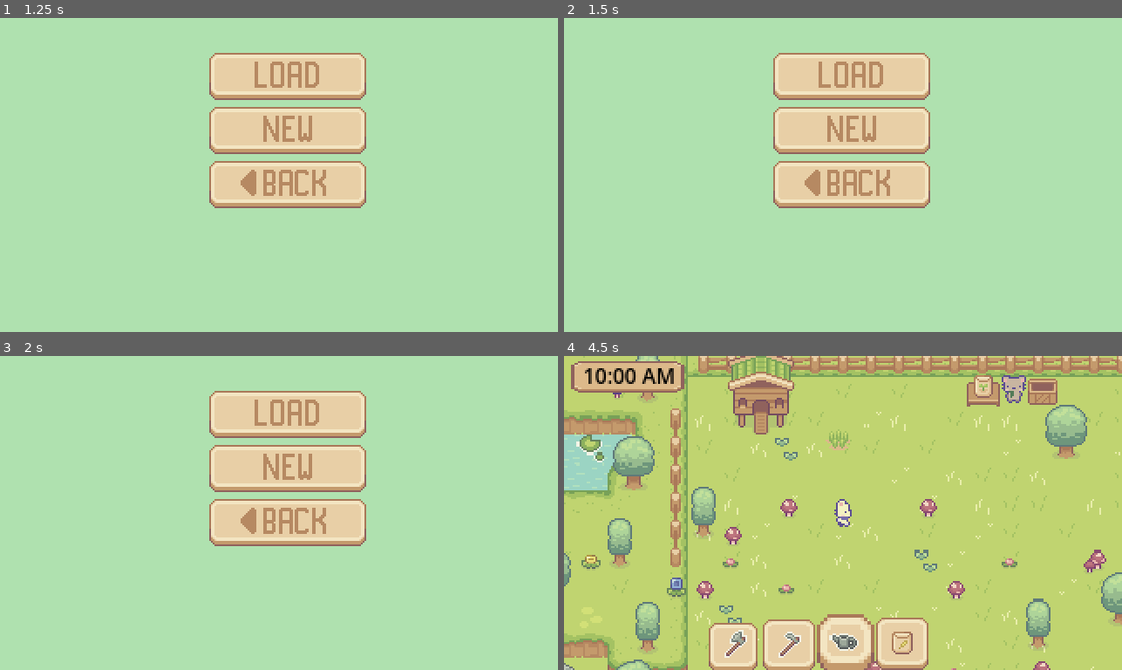
Above: before the commit, frames 1-4 (two rows, left to right).
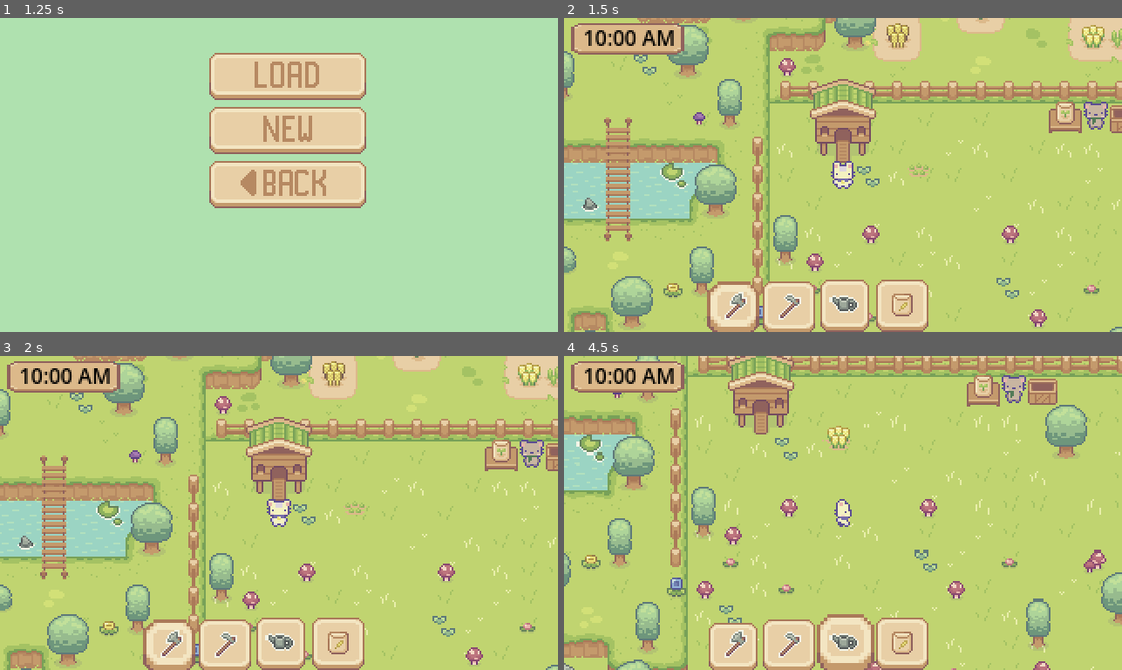
Above: after the commit, the same moments.

Repository: egd3025/everbloom
Game: Godot game, scene res://start_menu.tscn
Two runs of this game, one before a commit and one after it. Both use one fixed random seed, a clock stepped at 60 frames per second and the inputs below.
Inputs (mouse positions are in pixels of both pictures, inside the frame that each line leads up to):
- Up to frame 1 (1.25 s): click (117, 303) at 0.5 s
- Up to frame 2 (1.5 s): click (854, 131) at 1.25 s
- Up to frame 3 (2 s): no input
- Up to frame 4 (4.5 s): click (854, 415) at 2.02 s; tap Enter at 2.75 s; hold Right (ui_right) 2.78-3.53 s; tap 1 (1) at 2.85 s; tap 2 (2) at 3.05, 3.6 s; hold Down (ui_down) 3.53-4.28 s; tap 3 (3) at 3.8, 4.35 s; hold Right (ui_right) from 4.28 s (still down)

Frame 1 is identical in both runs. In frame 2, 95% of the frame differs, in the area x 0-100%, y 0-100%; in frame 3, 95%; in frame 4, 0.2%.
Error before the commit: Attempt to call function 'get_length' in base 'null instance' on a null instance. (res://World/world.gd:20)

Commit message:
fixed load function
so they wont crash if no load file

Diff:
--- a/EverBloom/World/Panel.gd
+++ b/EverBloom/World/Panel.gd
@@ -76,14 +76,14 @@
 
 
 func loadPlants():
-	#removes all the plants from the world
-	world.coordList = []
-	for plant in get_tree().get_nodes_in_group("Plants"):
-		plant.queue_free()
 
 	#opens the file
 	var file = FileAccess.open(save_Plants, FileAccess.READ)
 	if file.get_length() != 0:
+		world.coordList = []
+	#removes all the plants from the world
+		for plant in get_tree().get_nodes_in_group("Plants"):
+			plant.queue_free()
 		var data = JSON.parse_string(file.get_line())
 		#creates a new plant coordinate list
 		var coordList = []
@@ -114,26 +114,29 @@
 	#loads the player
 	if FileAccess.file_exists(save_pathPlayer):
 		var file = FileAccess.open(save_pathPlayer, FileAccess.READ)
-		player.position.x = file.get_var(player.position.x)
-		player.position.y = file.get_var(player.position.y)
+		if file.get_length() != 0:
+			player.position.x = file.get_var(player.position.x)
+			player.position.y = file.get_var(player.position.y)
 
-		while file.get_position() != file.get_length():
-			floor.set_cell()
-	else:
-		print("No save Data")
+			while file.get_position() != file.get_length():
+				floor.set_cell()
+		else:
+			print("No save Data")
 
 func load_Map():
 	#loads the saved tile map
 	#it clears the floor
-	floor.clear()
+
 	var file = FileAccess.open(save_tileMap, FileAccess.READ)
-	var data = JSON.parse_string(file.get_line())
-	#loops for each tile, creates a tile in that coordinate with its respective data
-	for tile_data in data["tiles"]:
-		var x = tile_data["x"]
-		var y = tile_data["y"]
-		var tileAtlasX = tile_data["tileAtlas.x"]
-		var tileAtlasY = tile_data["tileAtlas.y"]
-		var tileSource = tile_data["tileSource"]
-		var layer = tile_data["layer"]
-		floor.set_cell(layer, Vector2i(x,y), tileSource, Vector2i(tileAtlasX,tileAtlasY))
+	if file.get_length() != 0:
+		floor.clear()
+		var data = JSON.parse_string(file.get_line())
+		#loops for each tile, creates a tile in that coordinate with its respective data
+		for tile_data in data["tiles"]:
+			var x = tile_data["x"]
+			var y = tile_data["y"]
+			var tileAtlasX = tile_data["tileAtlas.x"]
+			var tileAtlasY = tile_data["tileAtlas.y"]
+			var tileSource = tile_data["tileSource"]
+			var layer = tile_data["layer"]
+			floor.set_cell(layer, Vector2i(x,y), tileSource, Vector2i(tileAtlasX,tileAtlasY))
--- a/EverBloom/World/escMenu.gd
+++ b/EverBloom/World/escMenu.gd
@@ -63,4 +63,4 @@
 	file2.close()
 	file3.close()
 	print("NEW GAME STARTED")
-	get_tree().change_scene_to_file("res://World/world.tscn")
+	get_tree().reload_current_scene()
--- a/EverBloom/World/world.gd
+++ b/EverBloom/World/world.gd
@@ -23,7 +23,7 @@
 		saving_time.loadPlants()
 		player.loadInv()
 		print("GAME LOADED")
-
+	file.close()
 func _input(event):
 	if event.is_action("Plant"):
 		if hotbarSelected == 4:
--- a/EverBloom/select_world.gd
+++ b/EverBloom/select_world.gd
@@ -15,7 +15,16 @@
 	var save_Plants = "user://plants.json"
 	var save_Inv = "user://inventory.json"
 
-
+	var file = FileAccess.open(save_pathPlayer, FileAccess.WRITE)
+	var file1 = FileAccess.open(save_Inv, FileAccess.WRITE)
+	var file2 = FileAccess.open(save_tileMap, FileAccess.WRITE)
+	var file3 = FileAccess.open(save_Plants, FileAccess.WRITE)
+	file.close()
+	file1.close()
+	file2.close()
+	file3.close()
+	print("NEW GAME STARTED")
+	get_tree().change_scene_to_file("res://World/world.tscn")
 
 func _on_back_pressed():
 	get_tree().change_scene_to_file("res://start_menu.tscn")
